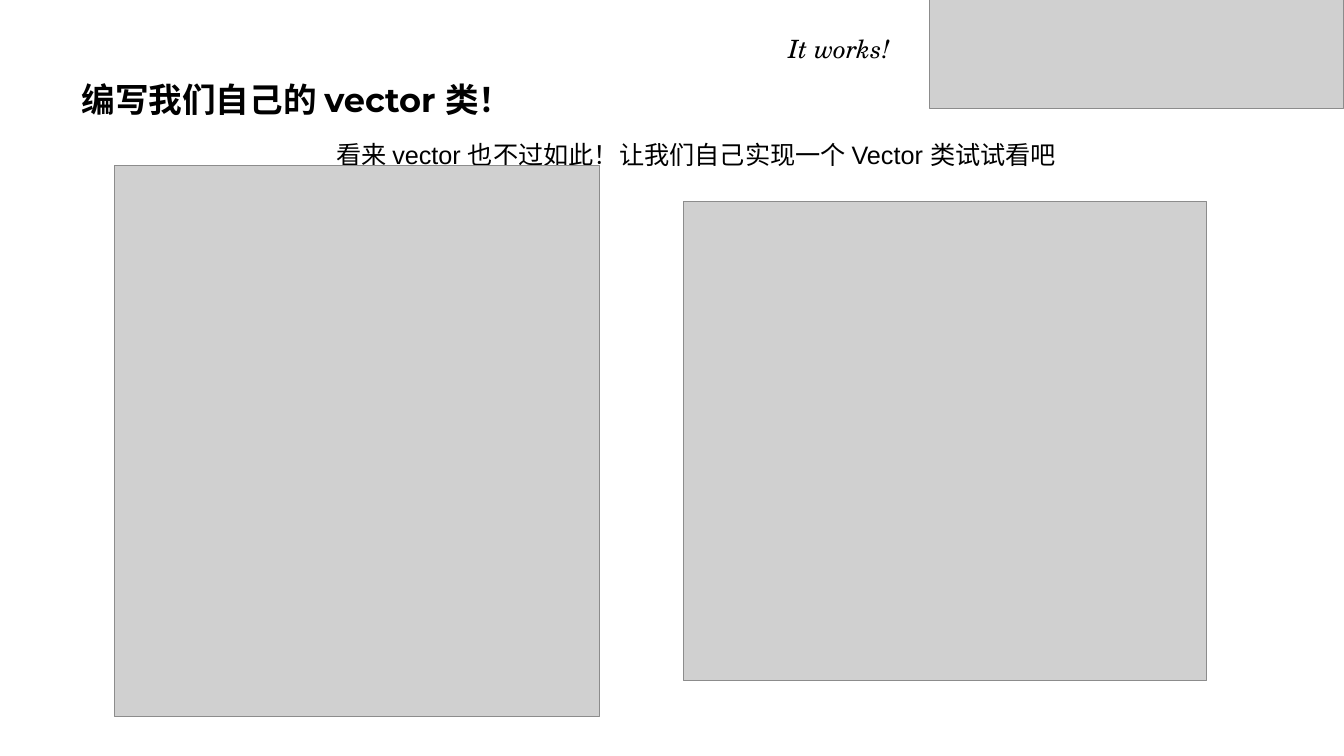
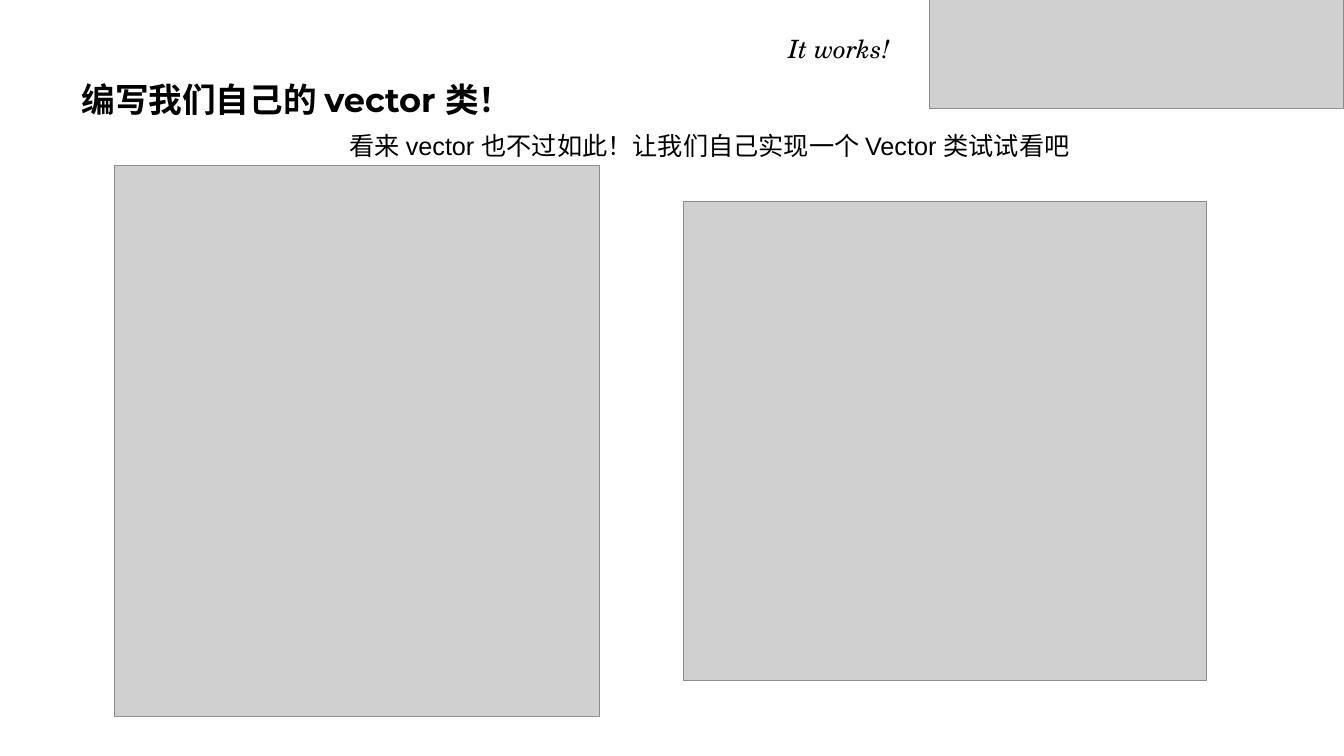
Before and after one commit to parallel101/course, a slide deck: slide 25 of 02/slides.pptx (slide 24 before the commit). Drawn at 1344x756 pixels with LibreOffice and Linux fonts; fonts in the diff are those of the drawing; grey boxes stand for pictures. Boxes give left, top, right and bottom in pixels: in the first picture for what was removed or moved away, otherwise in the second. Text is boxed around its words. In the diff, an @@ line names an element or a change of style, - is before the commit and + after.

```diff
--- a/02/slides.pptx
+++ b/02/slides.pptx
@@ text "看来 vector 也不过如此！让我们自己实现一个 Vector 类试试看吧" rewrapped from <box>336,142,1056,170</box> to <box>350,133,1070,157</box> @@
```
Also in this commit, not shown: 4 other slides changed, 2 slides added, 6 other files.
